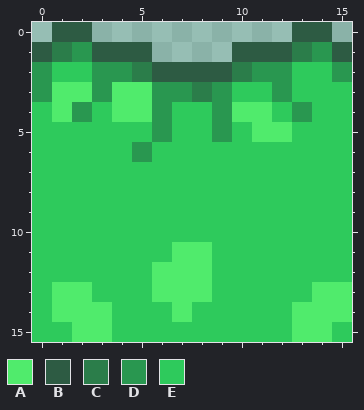
Edited in one commit: pixel-art sprite (Dungeony/core/assets/images/tile/WALL_BOTTOM.png). Above: the version before the commit.
The file is 16x16 pixels.
Palette (. is transparent): A #50eb6c  B #2d5b43  C #2b7d4a  D #299750  E #2eca5c
Pixels before, first column x 0:
 0 .BB..........BB.
 1 BCDBBB....BBBCDB
 2 DEEDDCBBBBCDDEED
 3 DAADAADDCDEEDEEE
 4 EADEAADEEDAAEDEE
 5 EEEEEEDEEDEAAEEE
 6 EEEEEDEEEEEEEEEE
 7 EEEEEEEEEEEEEEEE
 8 EEEEEEEEEEEEEEEE
 9 EEEEEEEEEEEEEEEE
10 EEEEEEEEEEEEEEEE
11 EEEEEEEAAEEEEEEE
12 EEEEEEAAAEEEEEEE
13 EAAEEEAAAEEEEEAA
14 EAAAEEEAEEEEEAAA
15 EEAAEEEEEEEEEAAE
And afterwards:
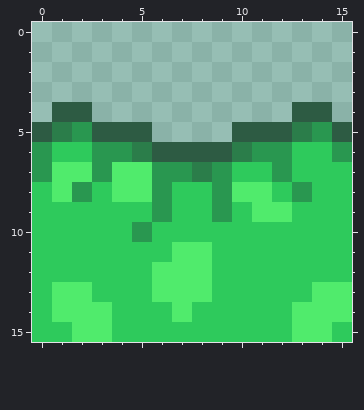
What changed:
Colour A replaces colour E in row 7 at x 1 to 2 and 4 to 5; in row 8 at x 1, 4 to 5 and 10 to 11; in row 9 at x 11 to 12.
Colour B replaces colour A in row 4 at x 1; in row 5 at x 11 to 12.
Colour B replaces colour D in row 4 at x 2 and 13.
Colour B replaces colour E in row 4 at x 14; in row 5 at x 0, 3 to 5, 10 and 15; in row 6 at x 6 to 9.
Colour C replaces colour D in row 6 at x 5.
Colour C replaces colour E in row 5 at x 1 and 13; in row 6 at x 10; in row 7 at x 8.
Colour D replaces colour E in row 5 at x 2 and 14; in row 6 at x 0, 3 to 4, 11 to 12 and 15; in row 7 at x 0, 3, 6 to 7, 9 and 12; in row 8 at x 2, 6, 9 and 13; in row 9 at x 6 and 9; in row 10 at x 5.
Colour A is removed in row 3 at x 1 to 2 and 4 to 5; in row 4 at x 4 to 5 and 10 to 11.
Colour B is removed in row 0 at x 1 to 2 and 13 to 14; in row 1 at x 0, 3 to 5, 10 to 12 and 15; in row 2 at x 6 to 9.
Colour C is removed in row 1 at x 1 and 13; in row 2 at x 5 and 10; in row 3 at x 8.
Colour D is removed in row 1 at x 2 and 14; in row 2 at x 0, 3 to 4, 11 to 12 and 15; in row 3 at x 0, 3, 6 to 7, 9 and 12; in rows 4 to 5 at x 6 and 9.
Colour E is removed in row 2 at x 1 to 2 and 13 to 14; in row 3 at x 10 to 11 and 13 to 15; in row 4 at x 0, 3, 7 to 8, 12 and 15; in row 5 at x 7 to 8.
Pixel boxes of the changes (left, top, right, bottom) in both pictures:
changed: (32, 22, 352, 242)
